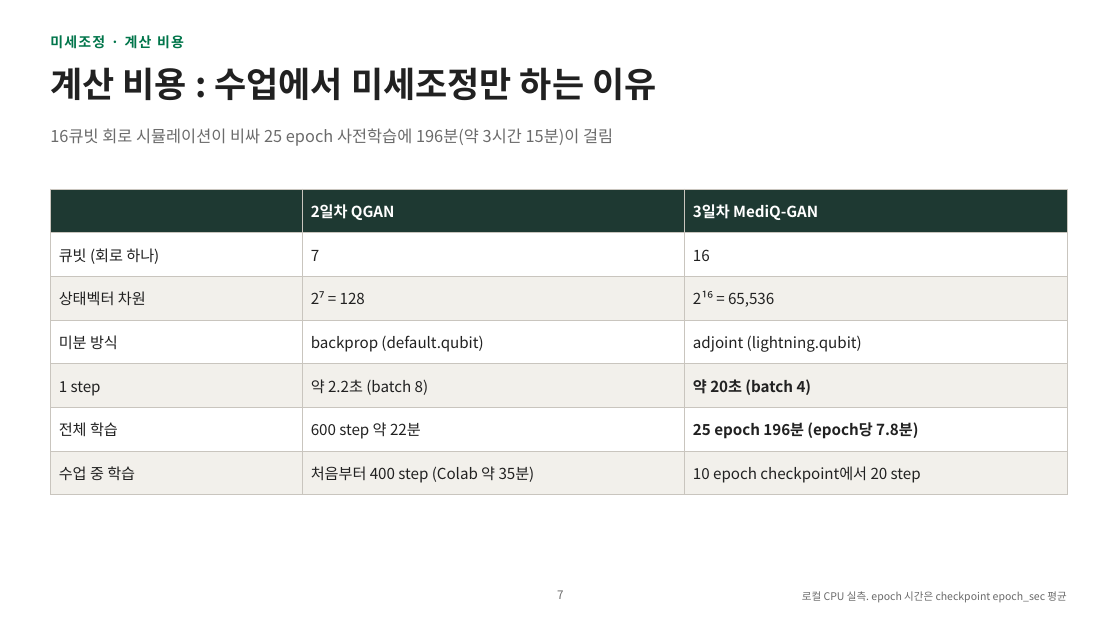
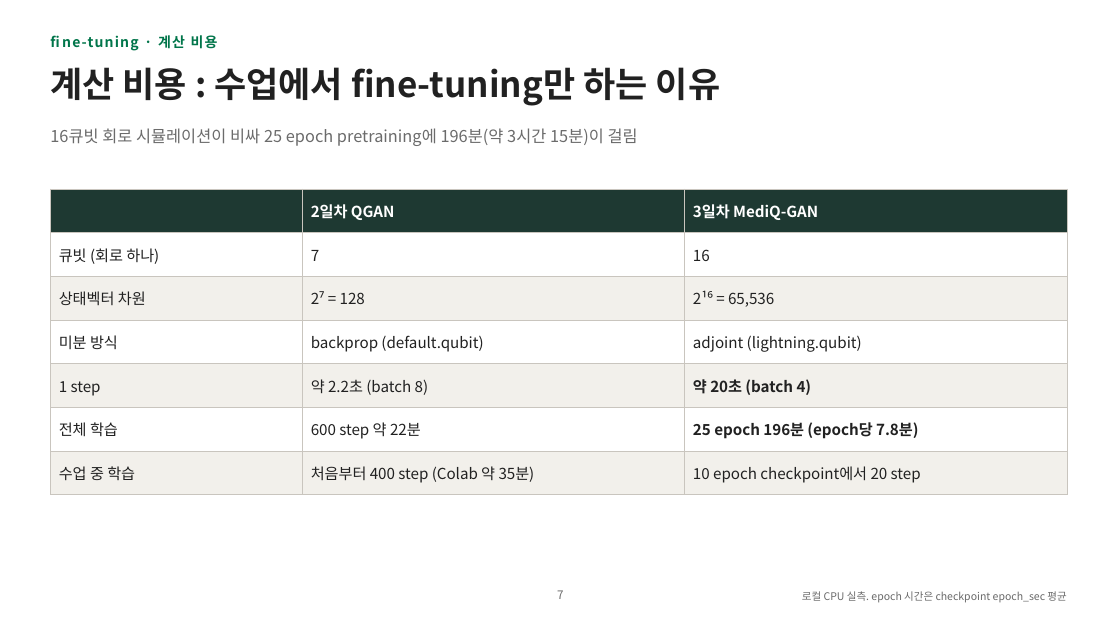
Before and after one commit to hyunhp/skin_disease_qml, a slide deck: slide 7 of practice/day3_slides/day3_practice_slides.pptx. Drawn at 1120x630 pixels with LibreOffice and Linux fonts; fonts in the diff are those of the drawing. Boxes give left, top, right and bottom in pixels: in the first picture for what was removed or moved away, otherwise in the second. Text is boxed around its words. In the diff, an @@ line names an element or a change of style, - is before the commit and + after.

```diff
--- a/practice/day3_slides/day3_practice_slides.pptx
+++ b/practice/day3_slides/day3_practice_slides.pptx
@@ text at bbox=[62, 35, 218, 51]: text changed @@
-미세조정 · 계산 비용
+fine-tuning · 계산 비용
@@ title at bbox=[50, 67, 720, 106]: text changed @@
-계산 비용 : 수업에서 미세조정만 하는 이유
+계산 비용 : 수업에서 fine-tuning만 하는 이유
@@ text at bbox=[50, 128, 638, 146]: text changed @@
-16큐빗 회로 시뮬레이션이 비싸 25 epoch 사전학습에 196분(약 3시간 15분)이 걸림
+16큐빗 회로 시뮬레이션이 비싸 25 epoch pretraining에 196분(약 3시간 15분)이 걸림
```
Also in this commit, not shown: 5 other slides changed, 13 other files.
